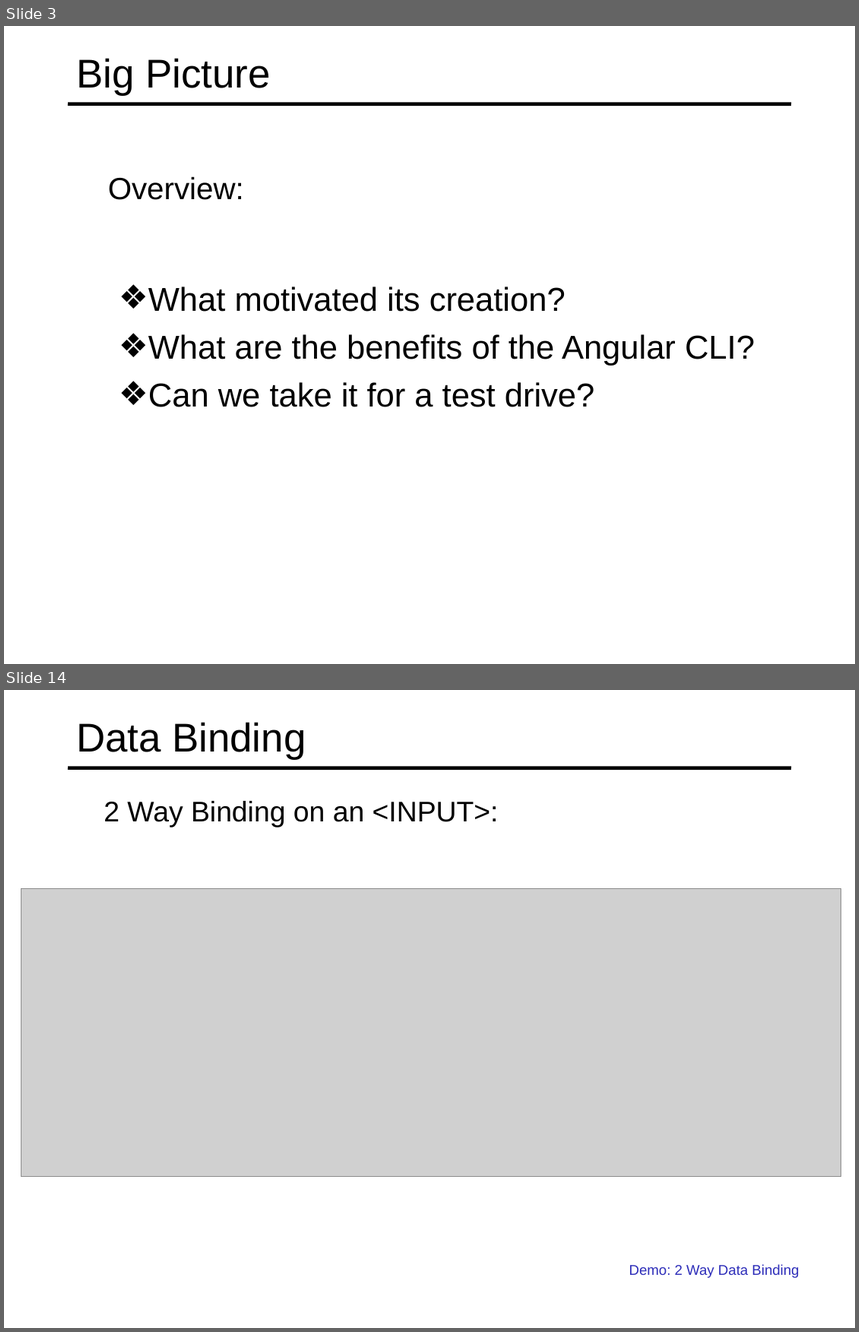
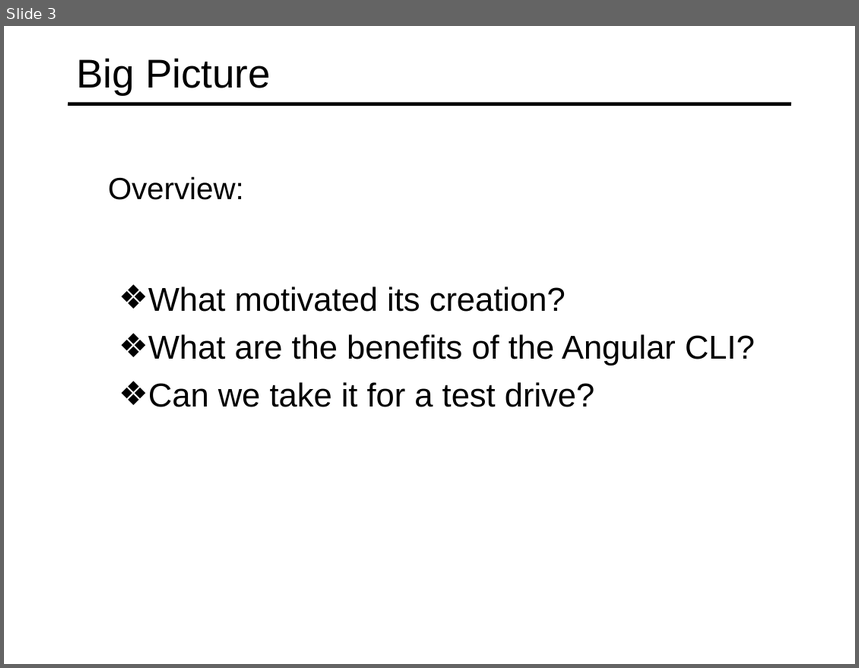
Before and after one commit to specter01wj/Jago_Link_Training, a slide deck: Angular/Angular7/Angular CLI/1.Overview/L1_Overview.ppt. Shown one above the other, each under a label of ours: slides 3 and 14 before the commit, slide 3 after it; the slides between them are not shown. The pictures are 859x1332 and 859x668 pixels, drawn with LibreOffice and Linux fonts; fonts in the diff are those of the drawing; grey boxes stand for pictures. Boxes give left, top, right and bottom in pixels: in the first picture for what was removed or moved away, otherwise in the second. Text is boxed around its words. In the diff, an @@ line names an element or a change of style, - is before the commit and + after.

```diff
--- a/Angular/Angular7/Angular CLI/1.Overview/L1_Overview.ppt
+++ b/Angular/Angular7/Angular CLI/1.Overview/L1_Overview.ppt
@@ slide 14 removed at box(4, 690, 855, 1328), background #FFFFFF; not listed: 1 template element that a slide beside it also shows @@
@@ title removed at box(76, 722, 306, 760) @@
-Data Binding
@@ text removed at box(104, 801, 499, 828) @@
-  2 Way Binding on an <INPUT>:
@@ picture removed at box(21, 889, 841, 1177) @@
@@ text removed at box(629, 1265, 799, 1278) @@
-  Demo: 2 Way Data Binding
```
Also in this commit, not shown: 6 slides added, 18 other slides removed.
